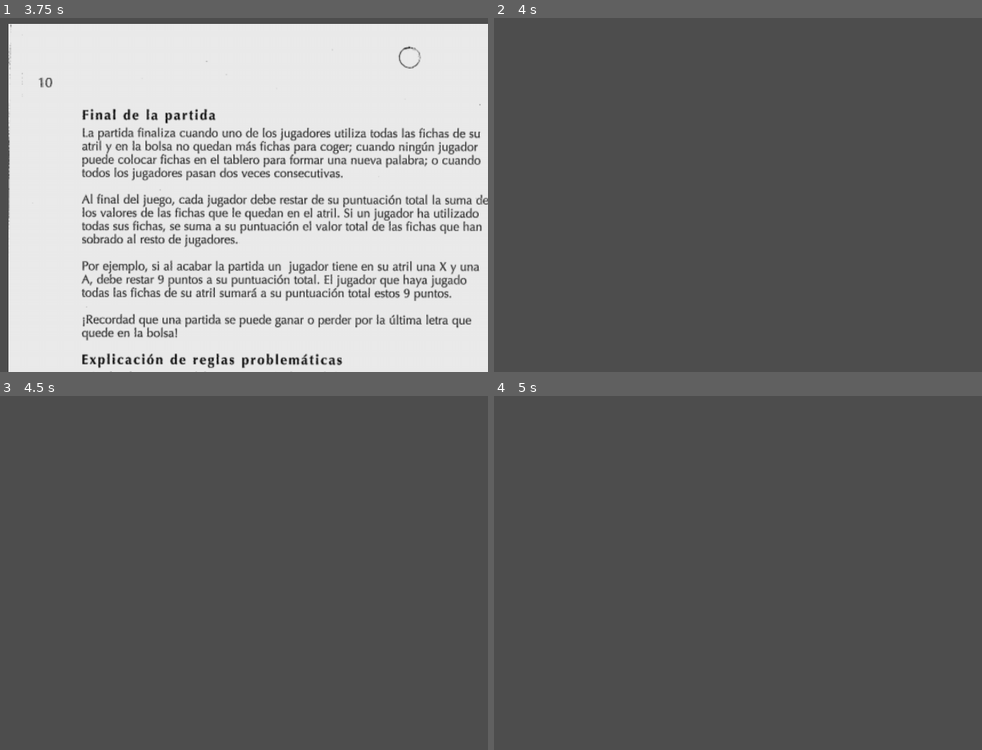
Above: before the commit, frames 1-4 (two rows, left to right).
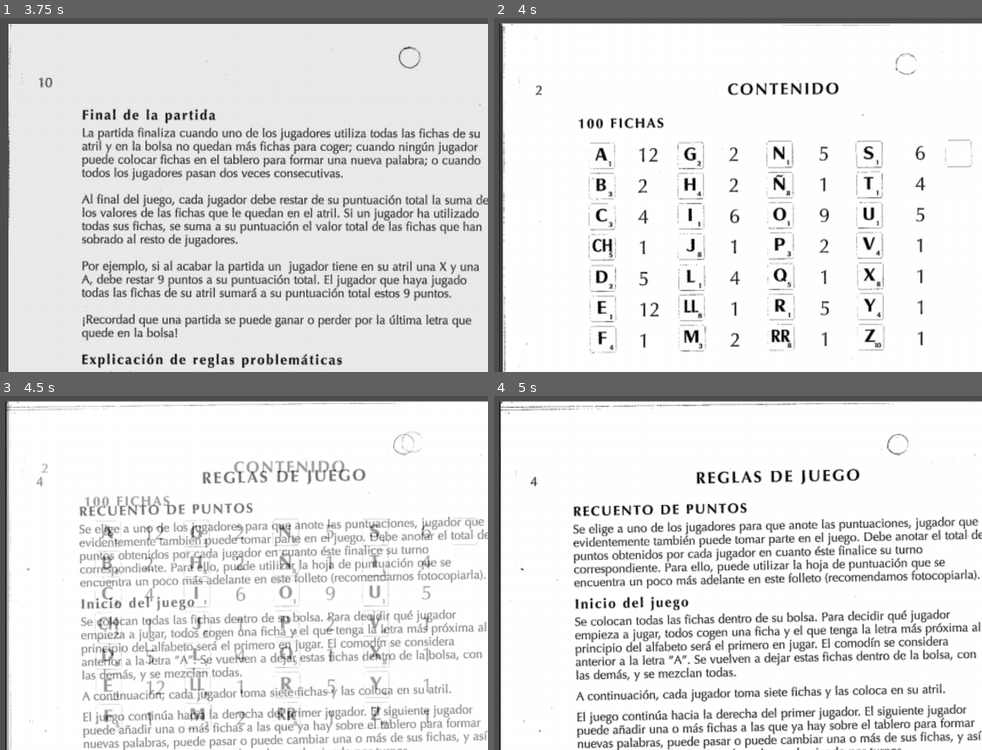
Above: after the commit, the same moments.

Repository: UCM-FDI-DISIA/proyectois1-chat-madres
Game: Godot game, scene res://Opciones/Tutorial/Tutorial.tscn
The game is run twice, just before and just after one commit, with the same random seed, the same clock (stepped at 60 frames per second) and the same inputs.
Inputs (mouse positions are in pixels of both pictures, inside the frame that each line leads up to):
- Up to frame 1 (3.75 s): tap Enter at 0.5, 2, 2.1, 3.5, 3.6 s; drag from (151, 180) to (219, 99) at 0.52 s; tap Space at 1.25, 2.75 s; drag from (351, 237) to (117, 258) at 1.27 s; move the mouse to (outside the picture) at 2.02 s; hold Left 2.03-2.75 s; click (outside the picture) at 2.17 s; drag from (185, 180) to (outside the picture) at 2.77 s; move the mouse to (48, 85) at 3.52 s; hold Left from 3.53 s (still down); click (48, 85) at 3.67 s
- Up to frame 2 (4 s): keep holding Left; tap Space at 3.77 s
- Up to frame 3 (4.5 s): release Left at 4.25 s; tap Space at 4.25 s; drag from (297, 541) to (48, 463) at 4.27 s
- Up to frame 4 (5 s): no input

Frame 1 is identical in both runs. In frame 2, 97% of the frame differs, in the area x 1-100%, y 1-100%; in frame 3, 97%; in frame 4, 95%.

Commit message:
Arreglado: tutorial. COMPLETADO DEFINITIVAMENTE

Diff:
--- a/scrabble-definitivo/Opciones/Tutorial/Tutorial.tscn
+++ b/scrabble-definitivo/Opciones/Tutorial/Tutorial.tscn
@@ -48,10 +48,10 @@
 
 [node name="Salir" type="Button" parent="."]
 layout_mode = 0
-offset_left = 955.0
-offset_top = 30.0
-offset_right = 973.0
-offset_bottom = 61.0
+offset_left = 978.0
+offset_top = 23.0
+offset_right = 996.0
+offset_bottom = 54.0
 text = "x"
 
 [connection signal="pressed" from="Salir" to="." method="_on_salir_pressed"]
--- a/scrabble-definitivo/Opciones/Tutorial/tutorial.gd
+++ b/scrabble-definitivo/Opciones/Tutorial/tutorial.gd
@@ -1,9 +1,17 @@
 extends Control
 
 @export var fade_time: float = 0.5
+@export var sprite_paths: Array[String] = [] # Rutas a las imágenes originales
+
+var _sprites_originales: Array[Sprite2D] = []
 
 func _ready() -> void:
-	mouse_filter = Control.MOUSE_FILTER_STOP  # bloquea clics al menú mientras esté el tutorial
+	mouse_filter = Control.MOUSE_FILTER_STOP  # Bloquea clics al menú mientras esté el tutorial
+
+	# Guardamos copias de las capas iniciales (para restablecerlas luego)
+	for n in get_children():
+		if n is Sprite2D:
+			_sprites_originales.append(n.duplicate())
 
 func _gui_input(event: InputEvent) -> void:
 	if event is InputEventMouseButton and event.pressed and event.button_index == MOUSE_BUTTON_LEFT:
@@ -11,10 +19,14 @@
 
 func _eliminar_capa_superior() -> void:
 	var visibles := _contar_sprites_visibles()
+
 	if visibles <= 0:
+		# 🔹 Si no quedan capas visibles, las restablecemos
+		_reestablecer_capas()
 		return
+
 	elif visibles == 1:
-		# 🔹 si solo queda una imagen, la eliminamos y cerramos automáticamente
+		# 🔹 Si solo queda una imagen, la eliminamos y luego restablecemos
 		var sprite := _get_sprite_superior()
 		if sprite:
 			var t := create_tween()
@@ -22,13 +34,13 @@
 			t.tween_callback(func():
 				if is_instance_valid(sprite):
 					sprite.queue_free()
+				_reestablecer_capas()
 			)
 		return
 
-	# 🔹 caso normal: hay más de una capa
+	# 🔹 Caso normal: hay más de una capa visible
 	var sprite := _get_sprite_superior()
 	if sprite == null:
-
 		return
 
 	var t := create_tween()
@@ -53,5 +65,16 @@
 			c += 1
 	return c
 
+func _reestablecer_capas() -> void:
+	# 🔹 Borra todo y vuelve a agregar las copias originales
+	for n in get_children():
+		if n is Sprite2D:
+			n.queue_free()
+
+	for s in _sprites_originales:
+		var nuevo := s.duplicate()
+		add_child(nuevo)
+		nuevo.modulate.a = 1.0
+
 func _on_salir_pressed() -> void:
 	queue_free()
